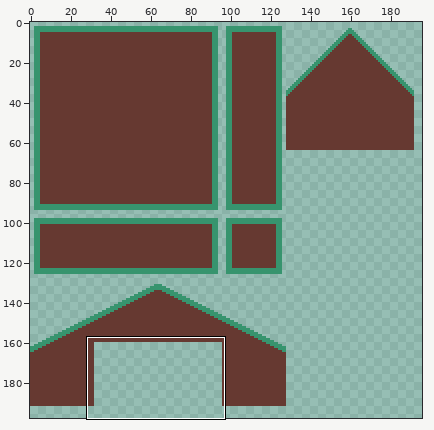
Two states of a sprite sheet, Assets/tilemap.png. The picture above shows the old version from afar; the outline marks the close-up.
Close-up. Before:
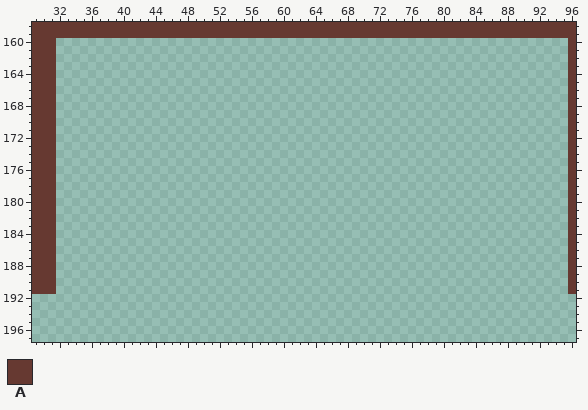
The file is 320x320 pixels. Shown: x 29..96, y 158..197. The wide view leaves out empty margins.
Palette (. is transparent): A #663931
Pixels before (only the part around the change), first column x 31:
158 AAAAAAAAAAAAAAAAAAAAAAAAAAAAAAAAAAAAAAAAAAAAAAAAAAAAAAAAAAAAAAAAAA
159 AAAAAAAAAAAAAAAAAAAAAAAAAAAAAAAAAAAAAAAAAAAAAAAAAAAAAAAAAAAAAAAAAA
160 A................................................................A
161 A................................................................A
162 A................................................................A
163 A................................................................A
164 A................................................................A
165 A................................................................A
166 A................................................................A
167 A................................................................A
168 A................................................................A
169 A................................................................A
170 A................................................................A
171 A................................................................A
172 A................................................................A
173 A................................................................A
174 A................................................................A
175 A................................................................A
176 A................................................................A
177 A................................................................A
178 A................................................................A
179 A................................................................A
180 A................................................................A
181 A................................................................A
182 A................................................................A
183 A................................................................A
184 A................................................................A
185 A................................................................A
186 A................................................................A
187 A................................................................A
188 A................................................................A
189 A................................................................A
190 A................................................................A
191 A................................................................A
192 ..................................................................
193 ..................................................................
194 ..................................................................
195 ..................................................................
196 ..................................................................
197 ..................................................................
Once edited:
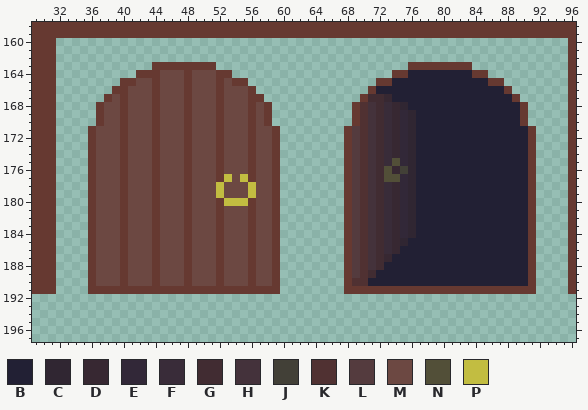
Colours new in this view: B #222034  C #302632  D #372832  E #322838  F #392c39  G #412c32  H #44323b  J #424037  K #503132  L #543b3e  M #6c4842  N #524f38  P #c2bd41
Difference:
Changed rows in their new state; - is an unchanged pixel.
first column x 36:
163 --------AAAAAAAA------------------------AAAAAAAA--------
164 ------AAAMMMAMMMAA--------------------AABBBBBBBBAA------
165 ----AAMMAMMMAMMMAMAA----------------AABBBBBBBBBBBBAA----
166 ---AAMMMAMMMAMMMAMMMA--------------ABBBBBBBBBBBBBBBBA---
167 --AMAMMMAMMMAMMMAMMMAA------------AGGDBBBBBBBBBBBBBBBA--
168 -AMMAMMMAMMMAMMMAMMMAMA----------AKHGFDCBBBBBBBBBBBBBBA-
169 -AMMAMMMAMMMAMMMAMMMAMA----------AKHGFDECBBBBBBBBBBBBBA-
170 -AMMAMMMAMMMAMMMAMMMAMA----------AKHGFDECBBBBBBBBBBBBBA-
171 AMMMAMMMAMMMAMMMAMMMAMMA--------ALKHGFDECBBBBBBBBBBBBBBA
172 AMMMAMMMAMMMAMMMAMMMAMMA--------ALKHGFDECBBBBBBBBBBBBBBA
173 AMMMAMMMAMMMAMMMAMMMAMMA--------ALKHGFDECBBBBBBBBBBBBBBA
174 AMMMAMMMAMMMAMMMAMMMAMMA--------ALKHGFDECBBBBBBBBBBBBBBA
175 AMMMAMMMAMMMAMMMAMMMAMMA--------ALKHGFNECBBBBBBBBBBBBBBA
176 AMMMAMMMAMMMAMMMAMMMAMMA--------ALKHGNDJCBBBBBBBBBBBBBBA
177 AMMMAMMMAMMMAMMMAPMPAMMA--------ALKHGNNECBBBBBBBBBBBBBBA
178 AMMMAMMMAMMMAMMMPMMMPMMA--------ALKHGFDECBBBBBBBBBBBBBBA
179 AMMMAMMMAMMMAMMMPMMMPMMA--------ALKHGFDECBBBBBBBBBBBBBBA
180 AMMMAMMMAMMMAMMMAPPPAMMA--------ALKHGFDECBBBBBBBBBBBBBBA
181 AMMMAMMMAMMMAMMMAMMMAMMA--------ALKHGFDECBBBBBBBBBBBBBBA
182 AMMMAMMMAMMMAMMMAMMMAMMA--------ALKHGFDECBBBBBBBBBBBBBBA
183 AMMMAMMMAMMMAMMMAMMMAMMA--------ALKHGFDECBBBBBBBBBBBBBBA
184 AMMMAMMMAMMMAMMMAMMMAMMA--------ALKHGFDECBBBBBBBBBBBBBBA
185 AMMMAMMMAMMMAMMMAMMMAMMA--------ALKHGFDCBBBBBBBBBBBBBBBA
186 AMMMAMMMAMMMAMMMAMMMAMMA--------ALKHGFDBBBBBBBBBBBBBBBBA
187 AMMMAMMMAMMMAMMMAMMMAMMA--------ALKHGDBBBBBBBBBBBBBBBBBA
188 AMMMAMMMAMMMAMMMAMMMAMMA--------ALKHGBBBBBBBBBBBBBBBBBBA
189 AMMMAMMMAMMMAMMMAMMMAMMA--------ALKGBBBBBBBBBBBBBBBBBBBA
190 AMMMAMMMAMMMAMMMAMMMAMMA--------AKKBBBBBBBBBBBBBBBBBBBBA
191 AAAAAAAAAAAAAAAAAAAAAAAA--------AAAAAAAAAAAAAAAAAAAAAAAA
Changed places in both close-ups, as pixel boxes (x1, y1, x2, y2):
added: (88, 62, 280, 294)
added: (344, 62, 536, 294)
